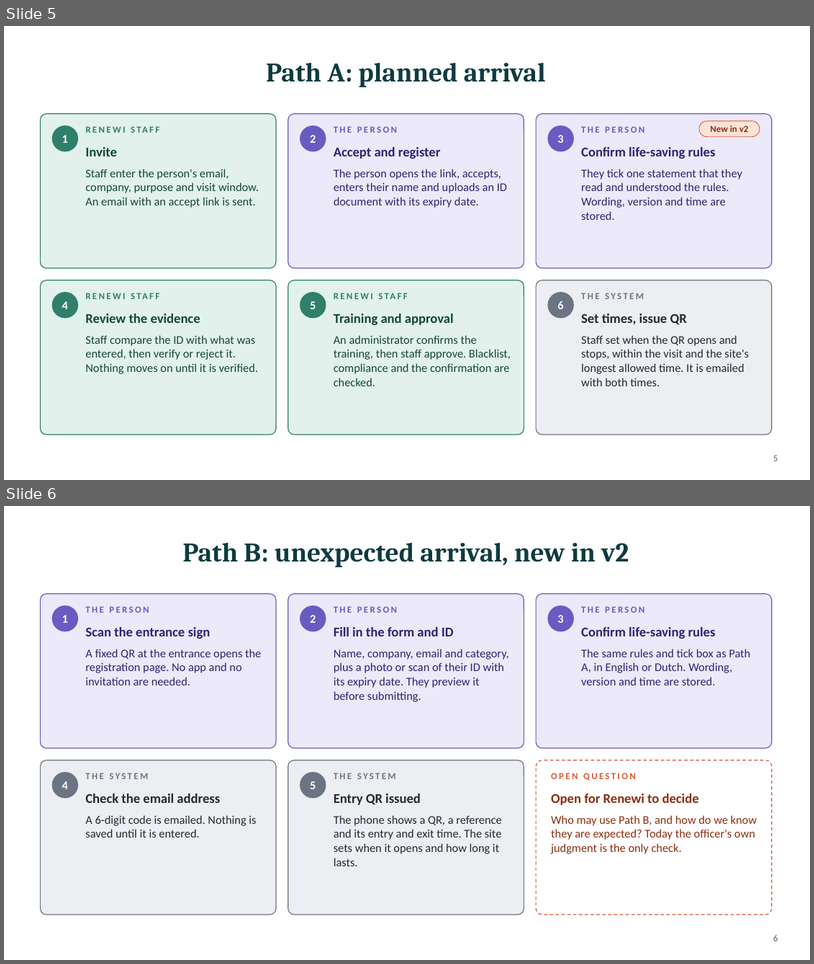
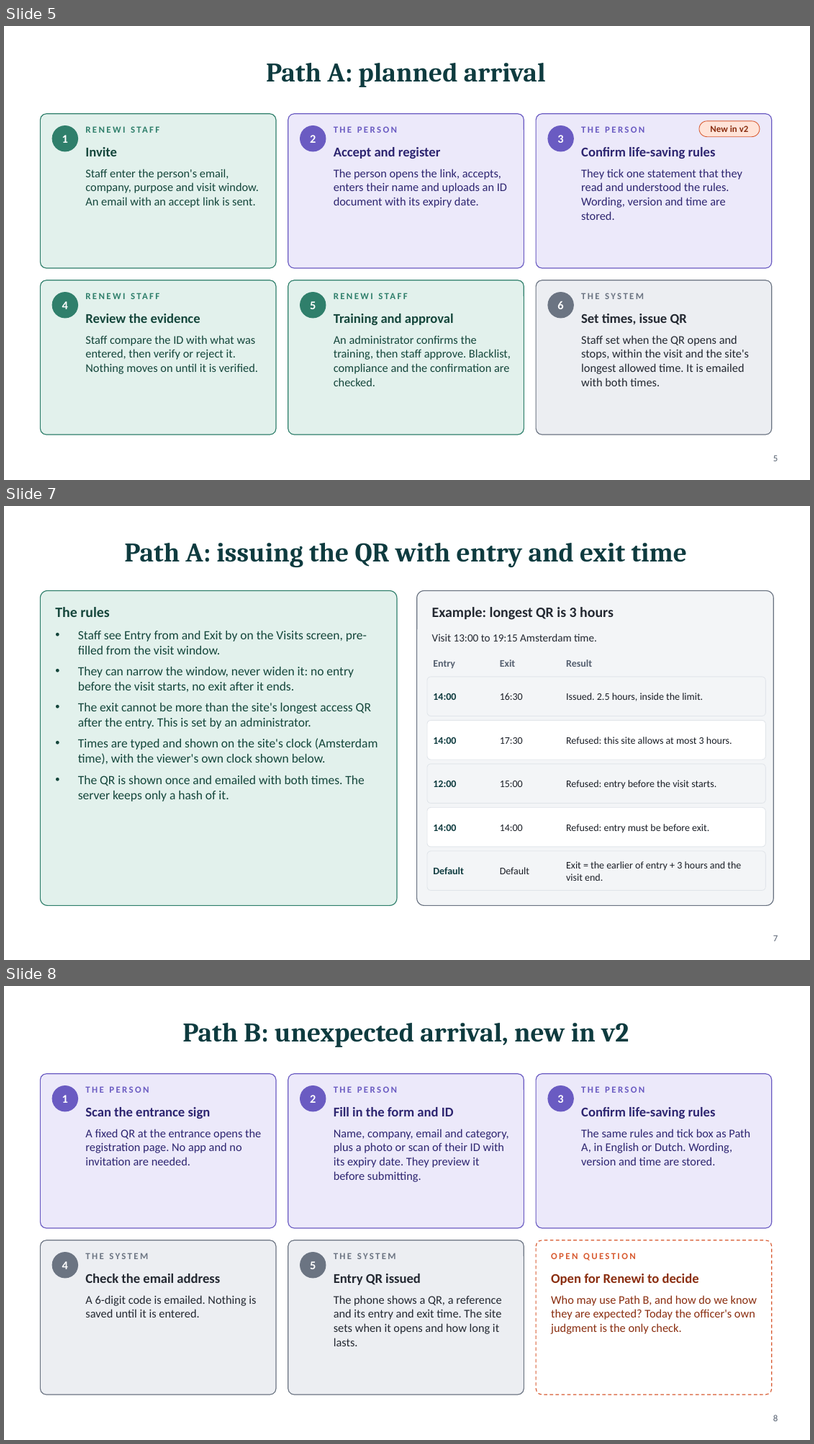
Before and after one commit to Sharon-dt3/vlaardingen_contractor_access, a slide deck: v2/docs/Site-Access-V2-Deck.pptx. Shown one above the other, each under a label of ours: slides 5 and 6 before the commit, slides 5, 7 and 8 after it; the slides between them are not shown. The pictures are 814x964 and 814x1444 pixels, drawn with LibreOffice and Linux fonts; fonts in the diff are those of the drawing. Boxes give left, top, right and bottom in pixels: in the first picture for what was removed or moved away, otherwise in the second. Text is boxed around its words. In the diff, an @@ line names an element or a change of style, - is before the commit and + after.

```diff
--- a/v2/docs/Site-Access-V2-Deck.pptx
+++ b/v2/docs/Site-Access-V2-Deck.pptx
@@ slide 7 added at bbox=[4, 506, 810, 960], background #FFFFFF @@
@@ title added at bbox=[124, 543, 688, 568], 32 pt, text #0E3B3F, bold @@
+Path A: issuing the QR with entry and exit time
@@ rounded rectangle added at bbox=[40, 591, 397, 906], fill #E2F1EC, outline #2F7F6B 1 pt @@
@@ rounded rectangle added at bbox=[417, 591, 774, 906], fill #F3F5F7, outline #6B7482 1 pt @@
@@ text added at bbox=[55, 607, 109, 617], 17 pt, text #14463B, bold @@
+The rules
@@ text added at bbox=[432, 607, 614, 620], 17 pt, text #232831, bold @@
+Example: longest QR is 3 hours
@@ text added at bbox=[78, 631, 378, 801], 15 pt, text #14463B @@
+• Staff see Entry from and Exit by on the Visits screen, pre-filled from the visit window.
+• They can narrow the window, never widen it: no entry before the visit starts, no exit after it ends.
+• The exit cannot be more than the site's longest access QR after the entry. This is set by an administrator.
+• Times are typed and shown on the site's clock (Amsterdam time), with the viewer's own clock shown below.
+• The QR is shown once and emailed with both times. The server keeps only a hash of it.
@@ text added at bbox=[432, 633, 597, 641], 13 pt, text #232831 @@
+Visit 13:00 to 19:15 Amsterdam time.
@@ rounded rectangle added at bbox=[427, 677, 766, 716], fill #F3F5F7, outline #E1E5EA 0.75 pt @@
@@ text added at bbox=[433, 660, 455, 668], 12 pt, text #556070, bold @@
+Entry
@@ text added at bbox=[500, 659, 515, 667], 12 pt, text #556070, bold @@
+Exit
@@ text added at bbox=[566, 659, 592, 667], 12 pt, text #556070, bold @@
+Result
@@ text added at bbox=[433, 693, 456, 700], 12 pt, text #0E3B3F, bold @@
+14:00
@@ text added at bbox=[500, 692, 523, 700], 12 pt, text #1B1F27 @@
+16:30
@@ text added at bbox=[566, 692, 703, 701], 12 pt, text #1B1F27 @@
+Issued. 2.5 hours, inside the limit.
@@ rounded rectangle added at bbox=[427, 720, 766, 759], fill #FFFFFF, outline #E1E5EA 0.75 pt @@
@@ text added at bbox=[433, 737, 456, 744], 12 pt, text #0E3B3F, bold @@
+14:00
@@ text added at bbox=[500, 737, 523, 744], 12 pt, text #1B1F27 @@
+17:30
@@ text added at bbox=[566, 736, 733, 744], 12 pt, text #1B1F27 @@
+Refused: this site allows at most 3 hours.
@@ rounded rectangle added at bbox=[427, 764, 766, 803], fill #F3F5F7, outline #E1E5EA 0.75 pt @@
@@ text added at bbox=[433, 780, 456, 787], 12 pt, text #0E3B3F, bold @@
+12:00
@@ text added at bbox=[500, 780, 523, 787], 12 pt, text #1B1F27 @@
+15:00
@@ text added at bbox=[566, 780, 717, 789], 12 pt, text #1B1F27 @@
+Refused: entry before the visit starts.
@@ rounded rectangle added at bbox=[427, 807, 766, 847], fill #FFFFFF, outline #E1E5EA 0.75 pt @@
@@ text added at bbox=[433, 824, 456, 831], 12 pt, text #0E3B3F, bold @@
+14:00
@@ text added at bbox=[500, 824, 523, 831], 12 pt, text #1B1F27 @@
+14:00
@@ text added at bbox=[566, 824, 710, 833], 12 pt, text #1B1F27 @@
+Refused: entry must be before exit.
@@ rounded rectangle added at bbox=[427, 851, 766, 890], fill #F3F5F7, outline #E1E5EA 0.75 pt @@
@@ text added at bbox=[433, 867, 464, 874], 12 pt, text #0E3B3F, bold @@
+Default
@@ text added at bbox=[500, 867, 530, 874], 12 pt, text #1B1F27 @@
+Default
@@ text added at bbox=[566, 861, 741, 880], 12 pt, text #1B1F27 @@
+Exit = the earlier of entry + 3 hours and the visit end.
@@ page number added at bbox=[774, 935, 778, 941], 11 pt, text #556070 @@
+7
@@ what was slide 6 is now slide 8 @@
```
Also in this commit, not shown: 3 slides changed, 10 other slides added.
